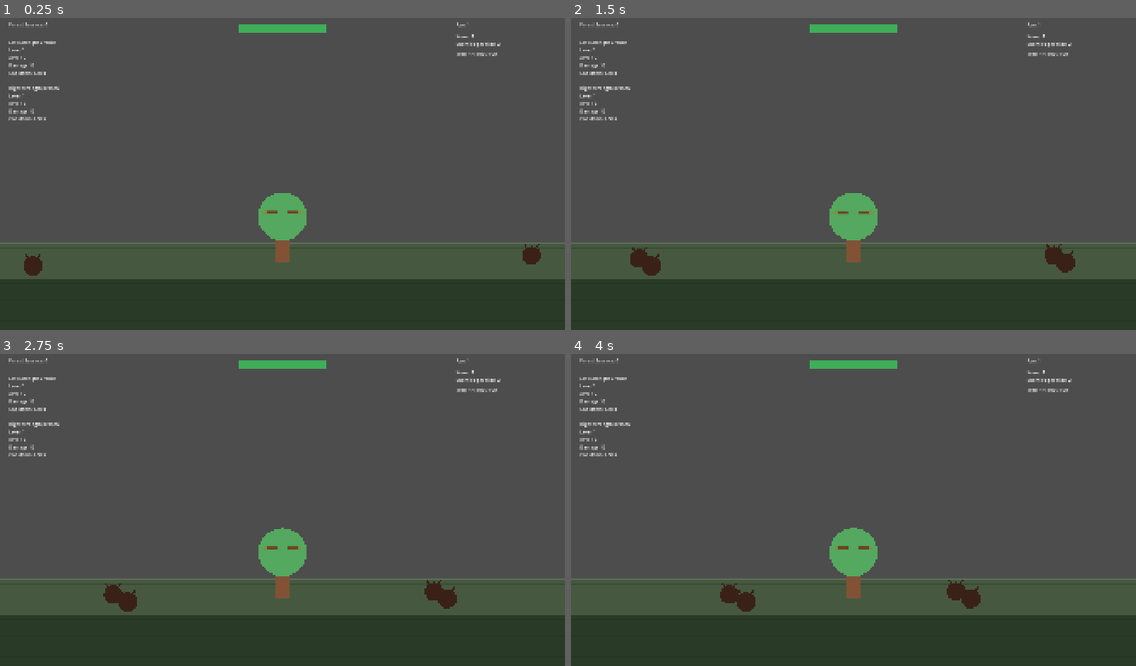
Above: before the commit, frames 1-4 (two rows, left to right).
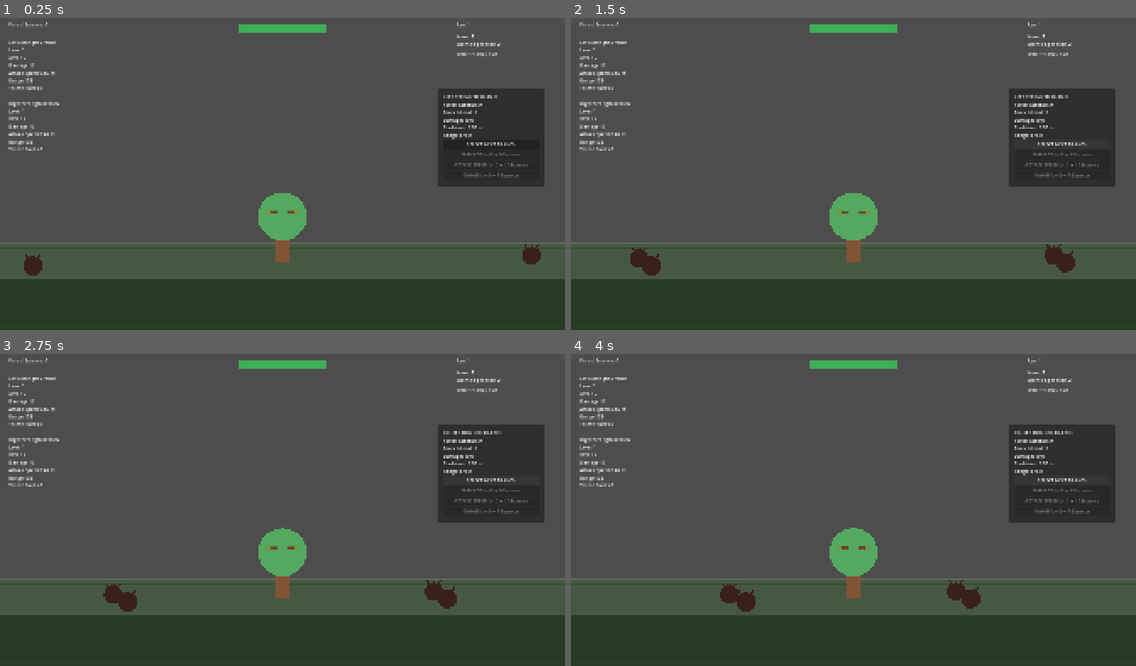
Above: after the commit, the same moments.

Repository: Triggggie/tree-guardian
Game: Godot game, scene res://scenes/main_world.tscn
The game is run twice, just before and just after one commit, with the same random seed, the same clock (stepped at 60 frames per second) and the same inputs.
Inputs (mouse positions are in pixels of both pictures, inside the frame that each line leads up to):
- Up to frame 1 (0.25 s): no input
- Up to frame 2 (1.5 s): click (1062, 142) at 0.5 s, where only the run after the commit has a clickable "SELECT NEXT BRANCH"; click (1062, 142) at 1.25 s, where only the run after the commit has a clickable "SELECT NEXT BRANCH"
- Up to frame 3 (2.75 s): click (491, 478) at 2 s, where only the run after the commit has a clickable "SELECT NEXT BRANCH"
- Up to frame 4 (4 s): no input

The runs differ from the first frame. In frame 1, 6.2% of the frame differs, in the area x 1-97%, y 17-64%; in frame 2, 5.8%; in frame 3, 5.8%; in frame 4, 5.8%.

Commit message:
Add branch essence upgrades and upgrade UI

Diff:
--- a/scenes/main_world.tscn
+++ b/scenes/main_world.tscn
@@ -11,6 +11,7 @@
 [ext_resource type="Script" uid="uid://c7o4hjqdlustk" path="res://scripts/game_over_panel.gd" id="8_wj2hs"]
 [ext_resource type="Script" uid="uid://cm1hp5r1nupd8" path="res://scripts/health_bar.gd" id="9_oa7qk"]
 [ext_resource type="Script" uid="uid://bork7wfdehi0k" path="res://scripts/wave_message_label.gd" id="10_bokwj"]
+[ext_resource type="Script" uid="uid://b54clhb610ogx" path="res://scripts/branch_upgrade_panel.gd" id="11_avgj4"]
 
 [sub_resource type="StyleBoxFlat" id="StyleBoxFlat_kdq54"]
 bg_color = Color(0.12156863, 0.16470589, 0.13333334, 1)
@@ -139,6 +140,39 @@
 vertical_alignment = 1
 script = ExtResource("10_bokwj")
 
+[node name="BranchUpgradePanel" type="Panel" parent="UI" unique_id=596717638]
+offset_left = 1490.0
+offset_top = 260.0
+offset_right = 1850.0
+offset_bottom = 590.0
+script = ExtResource("11_avgj4")
+
+[node name="VBoxContainer" type="VBoxContainer" parent="UI/BranchUpgradePanel" unique_id=1610668744]
+custom_minimum_size = Vector2(330, 290)
+layout_mode = 0
+offset_left = 15.0
+offset_top = 15.0
+offset_right = 315.0
+offset_bottom = 345.0
+
+[node name="BranchNameLabel" type="Label" parent="UI/BranchUpgradePanel/VBoxContainer" unique_id=319389972]
+layout_mode = 2
+
+[node name="BranchStatsLabel" type="Label" parent="UI/BranchUpgradePanel/VBoxContainer" unique_id=352436122]
+layout_mode = 2
+
+[node name="BranchSelectButton" type="Button" parent="UI/BranchUpgradePanel/VBoxContainer" unique_id=445675022]
+layout_mode = 2
+
+[node name="DamageButton" type="Button" parent="UI/BranchUpgradePanel/VBoxContainer" unique_id=1364386985]
+layout_mode = 2
+
+[node name="AttackSpeedButton" type="Button" parent="UI/BranchUpgradePanel/VBoxContainer" unique_id=453625647]
+layout_mode = 2
+
+[node name="RangeButton" type="Button" parent="UI/BranchUpgradePanel/VBoxContainer" unique_id=1906190749]
+layout_mode = 2
+
 [node name="Camera2D" type="Camera2D" parent="." unique_id=827092689]
 enabled = false
 
--- a/scripts/branch_info_label.gd
+++ b/scripts/branch_info_label.gd
@@ -15,7 +15,19 @@
 
 	for branch in strength_branches:
 		if branch.has_signal("level_changed"):
-			branch.level_changed.connect(_on_branch_level_changed)
+			branch.level_changed.connect(
+				_on_branch_level_changed
+			)
+
+		if branch.has_signal("upgrade_changed"):
+			branch.upgrade_changed.connect(
+				_on_branch_upgrade_changed
+			)
+
+		if branch.has_signal("talent_points_changed"):
+			branch.talent_points_changed.connect(
+				_on_talent_points_changed
+			)
 
 	update_label()
 
@@ -24,7 +36,23 @@
 	update_label()
 
 
-func _on_branch_level_changed(_new_level: int) -> void:
+func _on_branch_level_changed(
+	_new_level: int
+) -> void:
+	update_label()
+
+
+func _on_branch_upgrade_changed(
+	_upgrade_id: StringName,
+	_new_level: int
+) -> void:
+	update_label()
+
+
+func _on_talent_points_changed(
+	_available_points: int,
+	_total_points_earned: int
+) -> void:
 	update_label()
 
 
@@ -39,25 +67,54 @@
 		if not is_instance_valid(branch):
 			continue
 
-		var side_name: String = get_branch_side_name(branch)
+		var side_name: String = (
+			get_branch_side_name(branch)
+		)
+
+		var cooldown: float = (
+			branch.get_current_attack_cooldown()
+		)
+
+		var attack_speed: float = 0.0
+
+		if cooldown > 0.0:
+			attack_speed = 1.0 / cooldown
+
+		var talent_points: int = 0
+
+		if branch.has_method(
+			"get_available_talent_points"
+		):
+			talent_points = (
+				branch.get_available_talent_points()
+			)
 
 		lines.append(
 			"%s Strength Branch\n"
 			% side_name
-			+ "Level %d\n" % branch.branch_level
-			+ "XP %d / %d\n" % [
+			+ "Level %d\n"
+			% branch.branch_level
+			+ "XP %d / %d\n"
+			% [
 				branch.current_xp,
 				branch.xp_required_per_level
 			]
-			+ "Damage %.0f\n" % branch.get_current_damage()
-			+ "Cooldown %.2f s"
-			% branch.get_current_attack_cooldown()
+			+ "Damage %.0f\n"
+			% branch.get_current_damage()
+			+ "Attack Speed %.2f /s\n"
+			% attack_speed
+			+ "Range %.0f\n"
+			% branch.get_current_attack_range()
+			+ "Talent Points %d"
+			% talent_points
 		)
 
 	text = "\n\n".join(lines)
 
 
-func get_branch_side_name(branch: Node) -> String:
+func get_branch_side_name(
+	branch: Node
+) -> String:
 	if branch.facing_side == 0:
 		return "Left"
 
--- /dev/null
+++ b/scripts/branch_upgrade_panel.gd
@@ -0,0 +1,398 @@
+extends Panel
+
+
+@onready var branch_name_label: Label = (
+	$VBoxContainer/BranchNameLabel
+)
+
+@onready var branch_stats_label: Label = (
+	$VBoxContainer/BranchStatsLabel
+)
+
+@onready var branch_select_button: Button = (
+	$VBoxContainer/BranchSelectButton
+)
+
+@onready var damage_button: Button = (
+	$VBoxContainer/DamageButton
+)
+
+@onready var attack_speed_button: Button = (
+	$VBoxContainer/AttackSpeedButton
+)
+
+@onready var range_button: Button = (
+	$VBoxContainer/RangeButton
+)
+
+
+var tree_node: Node
+var available_branches: Array[Node] = []
+
+var selected_branch_index: int = 0
+var selected_branch: Node
+
+
+func _ready() -> void:
+	tree_node = (
+		get_tree().get_first_node_in_group("tree")
+	)
+
+	branch_select_button.pressed.connect(
+		_on_branch_select_button_pressed
+	)
+
+	damage_button.pressed.connect(
+		_on_damage_button_pressed
+	)
+
+	attack_speed_button.pressed.connect(
+		_on_attack_speed_button_pressed
+	)
+
+	range_button.pressed.connect(
+		_on_range_button_pressed
+	)
+
+	if (
+		is_instance_valid(tree_node)
+		and tree_node.has_signal(
+			"forest_essence_changed"
+		)
+	):
+		tree_node.forest_essence_changed.connect(
+			_on_forest_essence_changed
+		)
+
+	find_available_branches()
+	select_branch(0)
+
+
+func find_available_branches() -> void:
+	available_branches.clear()
+
+	var found_branches: Array[Node] = (
+		get_tree().get_nodes_in_group(
+			"strength_branch"
+		)
+	)
+
+	for branch in found_branches:
+		if not is_instance_valid(branch):
+			continue
+
+		available_branches.append(branch)
+
+	available_branches.sort_custom(
+		func(
+			first_branch: Node,
+			second_branch: Node
+		) -> bool:
+			if (
+				first_branch is Node2D
+				and second_branch is Node2D
+			):
+				return (
+					first_branch.global_position.x
+					< second_branch.global_position.x
+				)
+
+			return false
+	)
+
+
+func select_branch(branch_index: int) -> void:
+	if available_branches.is_empty():
+		selected_branch = null
+		update_panel()
+		return
+
+	selected_branch_index = wrapi(
+		branch_index,
+		0,
+		available_branches.size()
+	)
+
+	selected_branch = (
+		available_branches[
+			selected_branch_index
+		]
+	)
+
+	connect_selected_branch_signals()
+	update_panel()
+
+
+func connect_selected_branch_signals() -> void:
+	if not is_instance_valid(selected_branch):
+		return
+
+	if selected_branch.has_signal("level_changed"):
+		var level_callable := Callable(
+			self,
+			"_on_branch_level_changed"
+		)
+
+		if not selected_branch.level_changed.is_connected(
+			level_callable
+		):
+			selected_branch.level_changed.connect(
+				level_callable
+			)
+
+	if selected_branch.has_signal("upgrade_changed"):
+		var upgrade_callable := Callable(
+			self,
+			"_on_branch_upgrade_changed"
+		)
+
+		if not selected_branch.upgrade_changed.is_connected(
+			upgrade_callable
+		):
+			selected_branch.upgrade_changed.connect(
+				upgrade_callable
+			)
+
+
+func update_panel() -> void:
+	if not is_instance_valid(selected_branch):
+		branch_name_label.text = "NO BRANCH"
+		branch_stats_label.text = ""
+
+		branch_select_button.disabled = true
+		damage_button.disabled = true
+		attack_speed_button.disabled = true
+		range_button.disabled = true
+
+		return
+
+	branch_select_button.disabled = (
+		available_branches.size() <= 1
+	)
+
+	var branch_side: String = get_branch_side_name()
+
+	branch_name_label.text = (
+		"%s STRENGTH BRANCH"
+		% branch_side
+	)
+
+	branch_select_button.text = (
+		"SELECT NEXT BRANCH"
+	)
+
+	var essence_amount: int = get_current_essence()
+
+	var damage: float = (
+		selected_branch.get_current_damage()
+	)
+
+	var cooldown: float = (
+		selected_branch.get_current_attack_cooldown()
+	)
+
+	var attack_range: float = (
+		selected_branch.get_current_attack_range()
+	)
+
+	branch_stats_label.text = (
+		"Forest Essence: %d\n"
+		+ "Branch Level: %d\n"
+		+ "Damage: %.1f\n"
+		+ "Cooldown: %.2f s\n"
+		+ "Range: %.1f"
+	) % [
+		essence_amount,
+		selected_branch.branch_level,
+		damage,
+		cooldown,
+		attack_range
+	]
+
+	update_damage_button(essence_amount)
+	update_attack_speed_button(essence_amount)
+	update_range_button(essence_amount)
+
+
+func get_branch_side_name() -> String:
+	if not is_instance_valid(selected_branch):
+		return ""
+
+	if selected_branch.facing_side == 0:
+		return "LEFT"
+
+	return "RIGHT"
+
+
+func get_current_essence() -> int:
+	if not is_instance_valid(tree_node):
+		return 0
+
+	if tree_node.has_method("get_forest_essence"):
+		return tree_node.get_forest_essence()
+
+	return 0
+
+
+func update_damage_button(
+	essence_amount: int
+) -> void:
+	var current_level: int = (
+		selected_branch.damage_upgrade_level
+	)
+
+	var maximum_level: int = (
+		selected_branch
+		.get_maximum_essence_upgrade_level()
+	)
+
+	if current_level >= maximum_level:
+		damage_button.text = (
+			"DAMAGE Lv.%d — MAX"
+			% current_level
+		)
+
+		damage_button.disabled = true
+		return
+
+	var cost: int = (
+		selected_branch.get_damage_upgrade_cost()
+	)
+
+	damage_button.text = (
+		"DAMAGE Lv.%d → %d Essence"
+		% [
+			current_level,
+			cost
+		]
+	)
+
+	damage_button.disabled = (
+		essence_amount < cost
+	)
+
+
+func update_attack_speed_button(
+	essence_amount: int
+) -> void:
+	var current_level: int = (
+		selected_branch.attack_speed_upgrade_level
+	)
+
+	var maximum_level: int = (
+		selected_branch
+		.get_maximum_essence_upgrade_level()
+	)
+
+	if current_level >= maximum_level:
+		attack_speed_button.text = (
+			"ATTACK SPEED Lv.%d — MAX"
+			% current_level
+		)
+
+		attack_speed_button.disabled = true
+		return
+
+	var cost: int = (
+		selected_branch
+		.get_attack_speed_upgrade_cost()
+	)
+
+	attack_speed_button.text = (
+		"ATTACK SPEED Lv.%d → %d Essence"
+		% [
+			current_level,
+			cost
+		]
+	)
+
+	attack_speed_button.disabled = (
+		essence_amount < cost
+	)
+
+
+func update_range_button(
+	essence_amount: int
+) -> void:
+	var current_level: int = (
+		selected_branch.range_upgrade_level
+	)
+
+	var maximum_level: int = (
+		selected_branch
+		.get_maximum_essence_upgrade_level()
+	)
+
+	if current_level >= maximum_level:
+		range_button.text = (
+			"RANGE Lv.%d — MAX"
+			% current_level
+		)
+
+		range_button.disabled = true
+		return
+
+	var cost: int = (
+		selected_branch.get_range_upgrade_cost()
+	)
+
+	range_button.text = (
+		"RANGE Lv.%d → %d Essence"
+		% [
+			current_level,
+			cost
+		]
+	)
+
+	range_button.disabled = (
+		essence_amount < cost
+	)
+
+
+func _on_branch_select_button_pressed() -> void:
+	select_branch(
+		selected_branch_index + 1
+	)
+
+
+func _on_damage_button_pressed() -> void:
+	if not is_instance_valid(selected_branch):
+		return
+
+	selected_branch.purchase_damage_upgrade()
+	update_panel()
+
+
+func _on_attack_speed_button_pressed() -> void:
+	if not is_instance_valid(selected_branch):
+		return
+
+	selected_branch.purchase_attack_speed_upgrade()
+	update_panel()
+
+
+func _on_range_button_pressed() -> void:
+	if not is_instance_valid(selected_branch):
+		return
+
+	selected_branch.purchase_range_upgrade()
+	update_panel()
+
+
+func _on_forest_essence_changed(
+	_new_amount: int
+) -> void:
+	update_panel()
+
+
+func _on_branch_level_changed(
+	_new_level: int
+) -> void:
+	update_panel()
+
+
+func _on_branch_upgrade_changed(
+	_upgrade_id: StringName,
+	_new_level: int
+) -> void:
+	update_panel()
--- a/scripts/strength_branch.gd
+++ b/scripts/strength_branch.gd
@@ -106,18 +106,13 @@
 
 	resting_rotation = rotation
 
-	tree_node = (
-		get_tree().get_first_node_in_group("tree")
-		as Node2D
-	)
-
-	if (
-		is_instance_valid(tree_node)
-		and tree_node.has_signal("growth_changed")
-	):
-		tree_node.growth_changed.connect(
-			_on_tree_growth_changed
-		)
+	find_tree_node()
+
+	if is_instance_valid(tree_node):
+		if tree_node.has_signal("growth_changed"):
+			tree_node.growth_changed.connect(
+				_on_tree_growth_changed
+			)
 
 	cooldown_timer.timeout.connect(
 		_on_cooldown_timer_timeout
@@ -128,6 +123,28 @@
 
 	if cooldown_timer.is_stopped():
 		cooldown_timer.start()
+
+
+func find_tree_node() -> void:
+	tree_node = null
+
+	var current_node: Node = get_parent()
+
+	while current_node != null:
+		if current_node is Node2D:
+			if current_node.has_method("spend_forest_essence"):
+				if current_node.has_method("get_tree_growth_factor"):
+					tree_node = current_node as Node2D
+					return
+
+		current_node = current_node.get_parent()
+
+	var grouped_tree: Node = (
+		get_tree().get_first_node_in_group("tree")
+	)
+
+	if grouped_tree is Node2D:
+		tree_node = grouped_tree as Node2D
 
 
 func get_facing_direction() -> float:
@@ -300,12 +317,24 @@
 
 
 func try_spend_essence(amount: int) -> bool:
+	if amount <= 0:
+		return false
+
 	if not is_instance_valid(tree_node):
+		find_tree_node()
+
+	if not is_instance_valid(tree_node):
+		push_warning(
+			"StrengthBranch: Tree node was not found."
+		)
 		return false
 
 	if not tree_node.has_method(
 		"spend_forest_essence"
 	):
+		push_warning(
+			"StrengthBranch: Tree does not implement spend_forest_essence()."
+		)
 		return false
 
 	return tree_node.spend_forest_essence(
Not shown, added: scripts/branch_upgrade_panel.gd.uid
